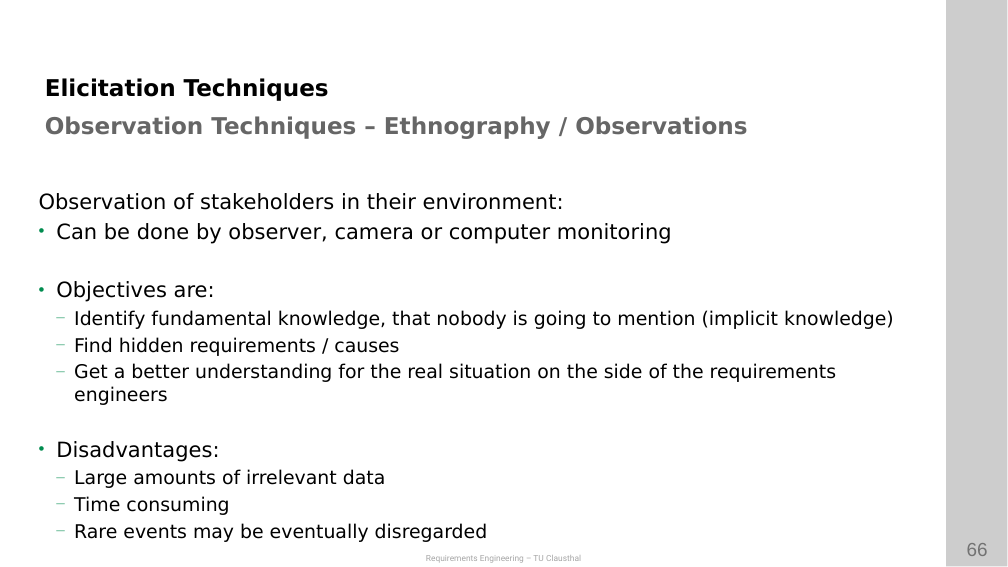
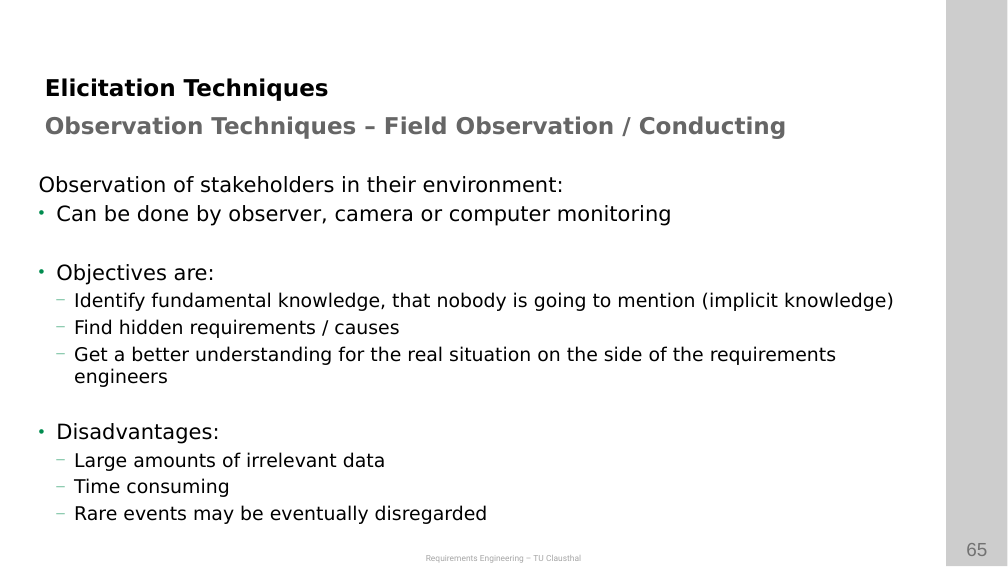
Before and after one commit to ETCE-LAB/teaching-material, a slide deck: slide 65 of Requirements-Engineering/RE-L03-Elicitation.pptx (slide 66 before the commit). Drawn at 1008x567 pixels with LibreOffice and Linux fonts; fonts in the diff are those of the drawing; background and template pictures are left out. Boxes give left, top, right and bottom in pixels: in the first picture for what was removed or moved away, otherwise in the second. Text is boxed around its words. In the diff, an @@ line names an element or a change of style, - is before the commit and + after.

Commit message:
Dropped Ethnographic observations to remove confusion with Apprenticing.

```diff
--- a/Requirements-Engineering/RE-L03-Elicitation.pptx
+++ b/Requirements-Engineering/RE-L03-Elicitation.pptx
@@ text at (45,116,787,139): text changed @@
-Observation Techniques – Ethnography / Observations
+Observation Techniques – Field Observation / Conducting
@@ text "Observation of stakeholders in their ...": place and size @@
-text "Observation of stakeholders in their ..." at (39,193,894,542)
+text "Observation of stakeholders in their ..." at (39,176,894,524)
```
Also in this commit, not shown: 4 other slides changed, 1 other file.
